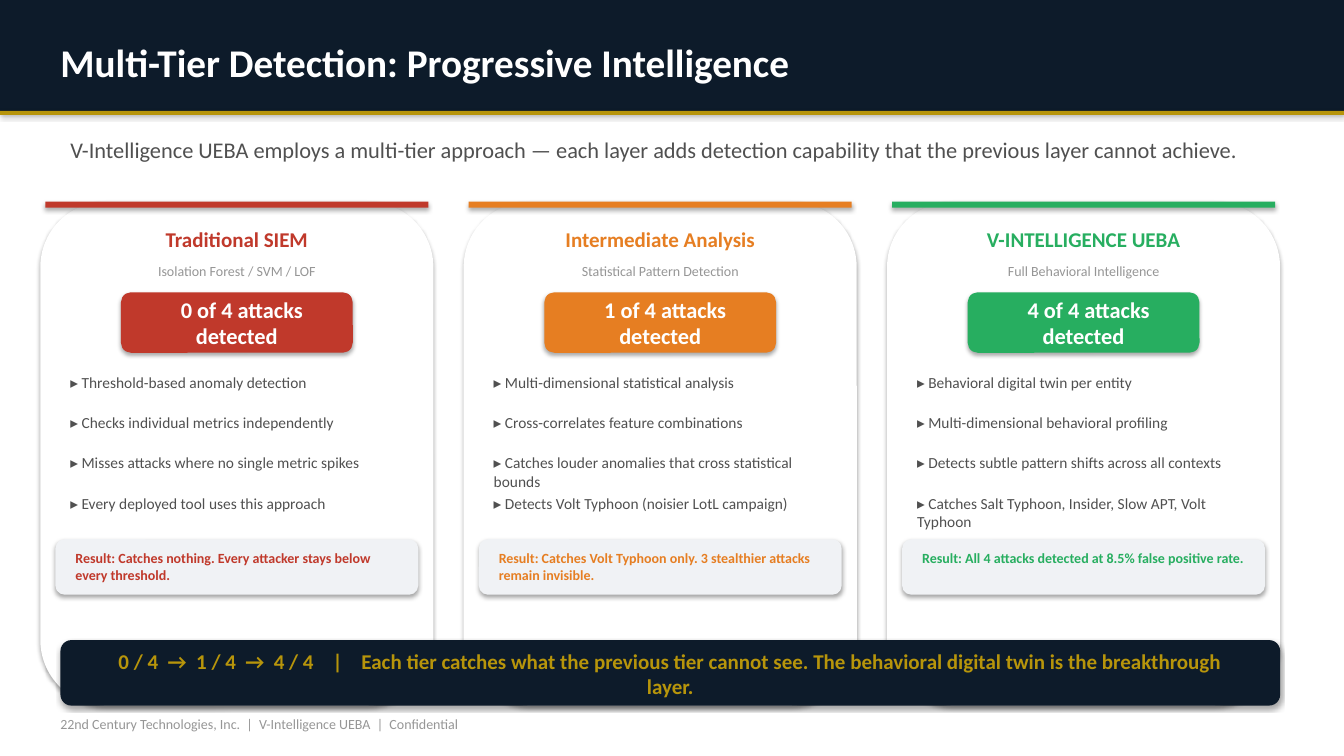
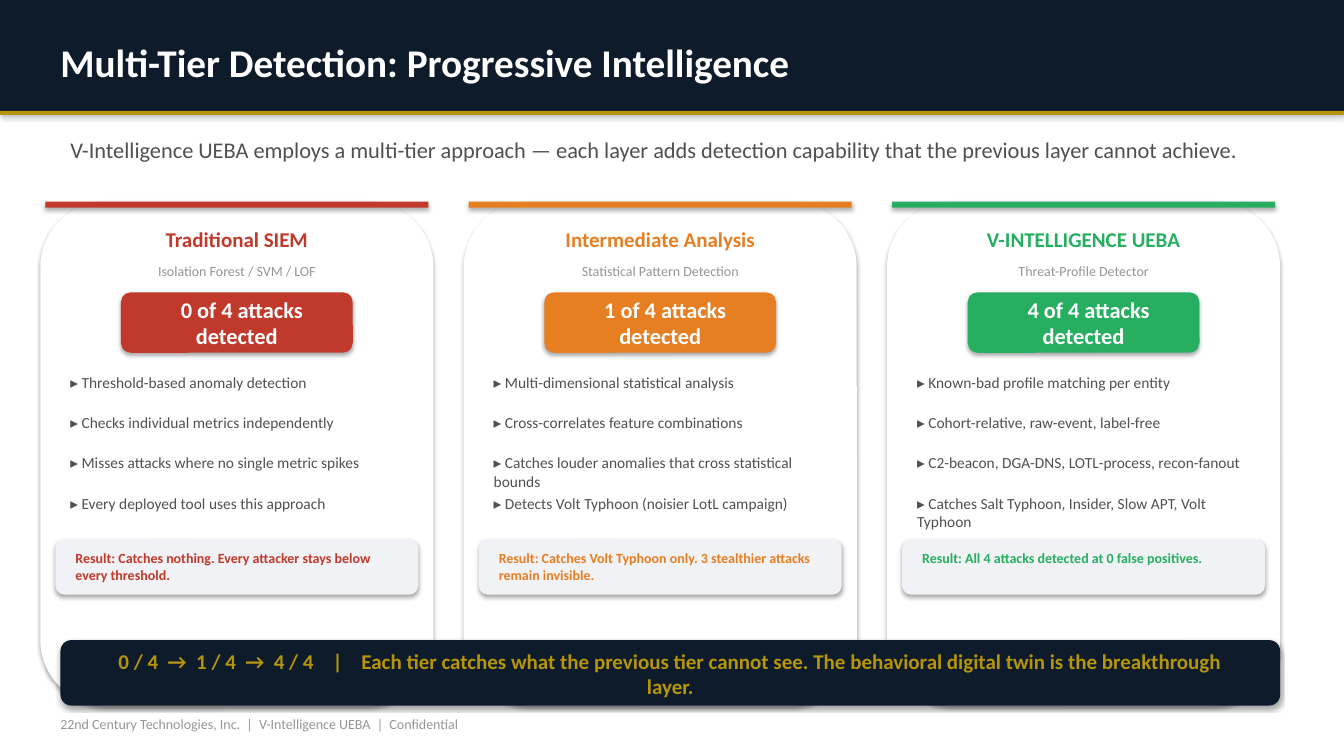
Before and after one commit to ravindrashukla/CyberUEBA_BehavioralIntel, a slide deck: slide 8 of docs/V_Intelligence_UEBA_Sales_Pitch_v2.pptx. Drawn at 1344x756 pixels with LibreOffice and Linux fonts; fonts in the diff are those of the drawing. Boxes give left, top, right and bottom in pixels: in the first picture for what was removed or moved away, otherwise in the second. Text is boxed around its words. In the diff, an @@ line names an element or a change of style, - is before the commit and + after.

```diff
--- a/docs/V_Intelligence_UEBA_Sales_Pitch_v2.pptx
+++ b/docs/V_Intelligence_UEBA_Sales_Pitch_v2.pptx
@@ text at [1018, 266, 1149, 276]: text changed @@
-Full Behavioral Intelligence
+Threat-Profile Detector
@@ text at [928, 377, 1170, 391]: text changed @@
-▸ Behavioral digital twin per entity
+▸ Known-bad profile matching per entity
@@ text at [928, 417, 1160, 430]: text changed @@
-▸ Multi-dimensional behavioral profiling
+▸ Cohort-relative, raw-event, label-free
@@ text at [928, 457, 1239, 471]: text changed @@
-▸ Detects subtle pattern shifts across all contexts
+▸ C2-beacon, DGA-DNS, LOTL-process, recon-fanout
@@ text at [922, 553, 1202, 566]: text changed @@
-Result: All 4 attacks detected at 8.5% false positive rate.
+Result: All 4 attacks detected at 0 false positives.
```
Also in this commit, not shown: 7 other slides changed, 17 other files.
